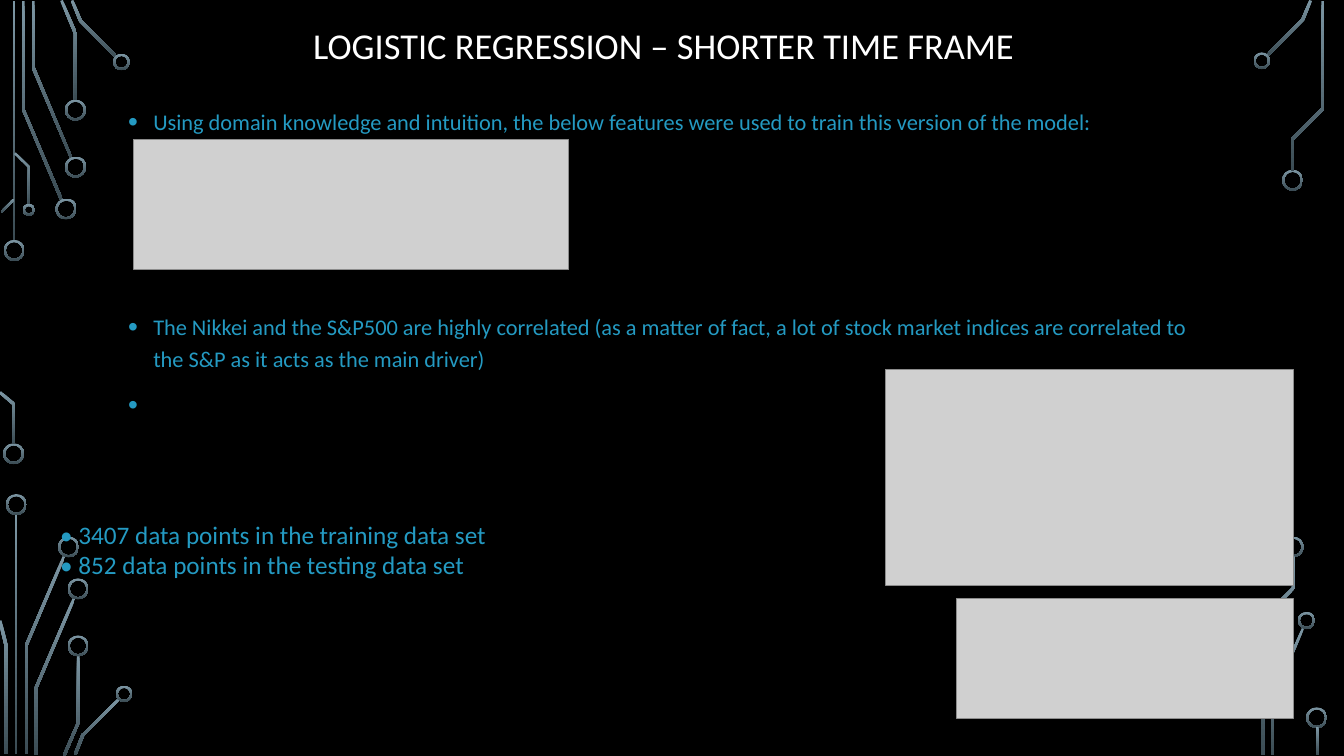
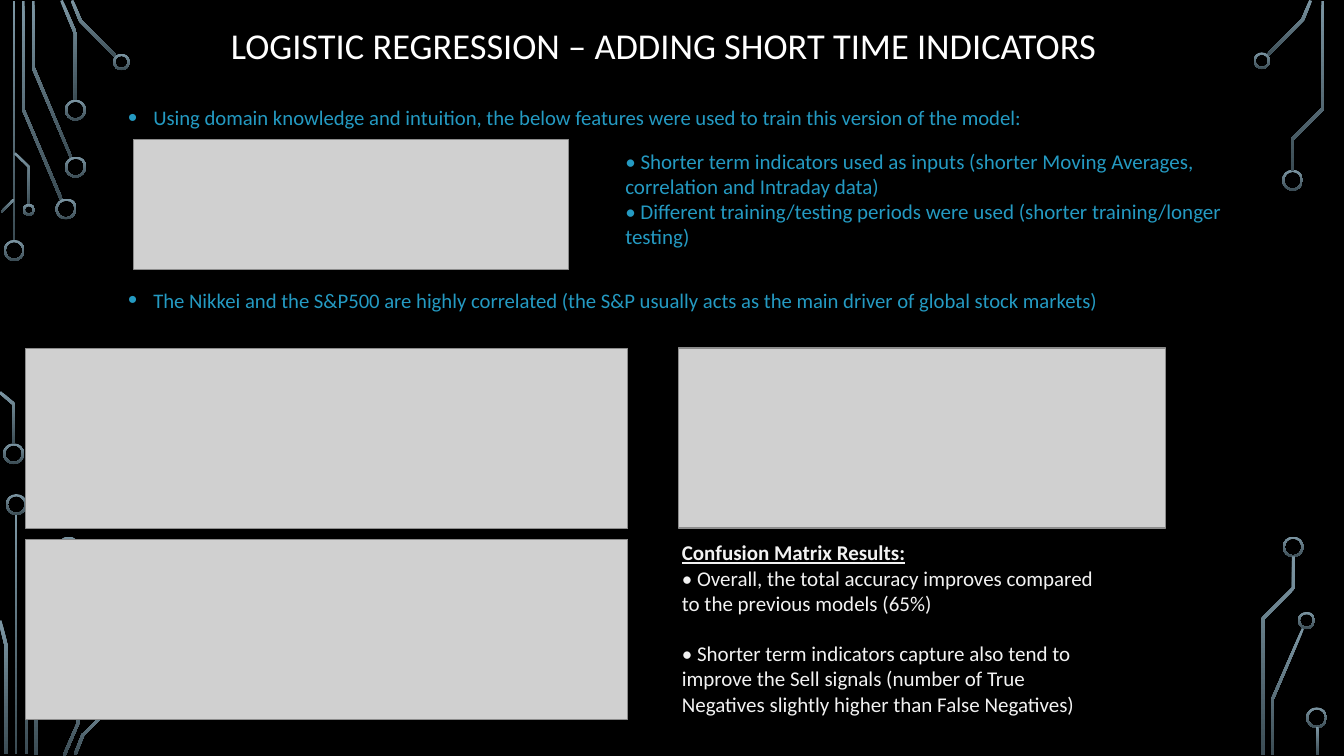
Before and after one commit to gfisherjr/Market_Indicator_Machine_Learning, a slide deck: slide 6 of Dev/Ben/Ben_Machine_Learning_Slides.pptx (slide 5 before the commit). Drawn at 1344x756 pixels with LibreOffice and Linux fonts; fonts in the diff are those of the drawing; grey boxes stand for pictures; background and template pictures are left out. Boxes give left, top, right and bottom in pixels: in the first picture for what was removed or moved away, otherwise in the second. Text is boxed around its words. In the diff, an @@ line names an element or a change of style, - is before the commit and + after.

```diff
--- a/Dev/Ben/Ben_Machine_Learning_Slides.pptx
+++ b/Dev/Ben/Ben_Machine_Learning_Slides.pptx
@@ title at [231,35,1096,60]: text changed @@
-LOGISTIC REGRESSION – SHORTER TIME FRAME
+LOGISTIC REGRESSION – ADDING SHORT TIME INDICATORS
@@ text at [153,110,1021,129]: size 16 to 14.8 pt in "Using domain knowledge and intuition, the below ..."; line spacing 1.2 to 1.1 @@
@@ text added at [625,154,1221,248], 15 pt, text #249AC2 @@
+• Shorter term indicators used as inputs (shorter Moving Averages, correlation and Intraday data)
+• Different training/testing periods were used (shorter training/longer testing)
@@ text at [153,293,1097,312]: text changed; size 16 to 14.8 pt @@
-• The Nikkei and the S&P500 are highly correlated (as a matter of fact, a lot of stock market indices are correlated to the S&P as it acts as the main driver)
+• The Nikkei and the S&P500 are highly correlated (the S&P usually acts as the main driver of global stock markets)
@@ picture added at [26,349,628,529] @@
@@ picture added at [679,348,1166,528] @@
@@ picture removed at [886,370,1295,586] @@
@@ picture added at [26,539,628,720] @@
@@ text removed at [78,526,486,581] @@
-• 3407 data points in the training data set
-• 852 data points in the testing data set
@@ text added at [682,545,1093,716], 15 pt, text #F2F2F2 @@
+Confusion Matrix Results:
+• Overall, the total accuracy improves compared to the previous models (65%)
+• Shorter term indicators capture also tend to improve the Sell signals (number of True Negatives slightly higher than False Negatives)
@@ freeform shape removed at [68,579,89,600] @@
@@ picture removed at [957,599,1295,718] @@
@@ freeform shape removed at [68,635,89,656] @@
@@ freeform shape removed at [116,686,133,702] @@
```
Also in this commit, not shown: 2 other slides changed, 2 slides added, 3 other files.
